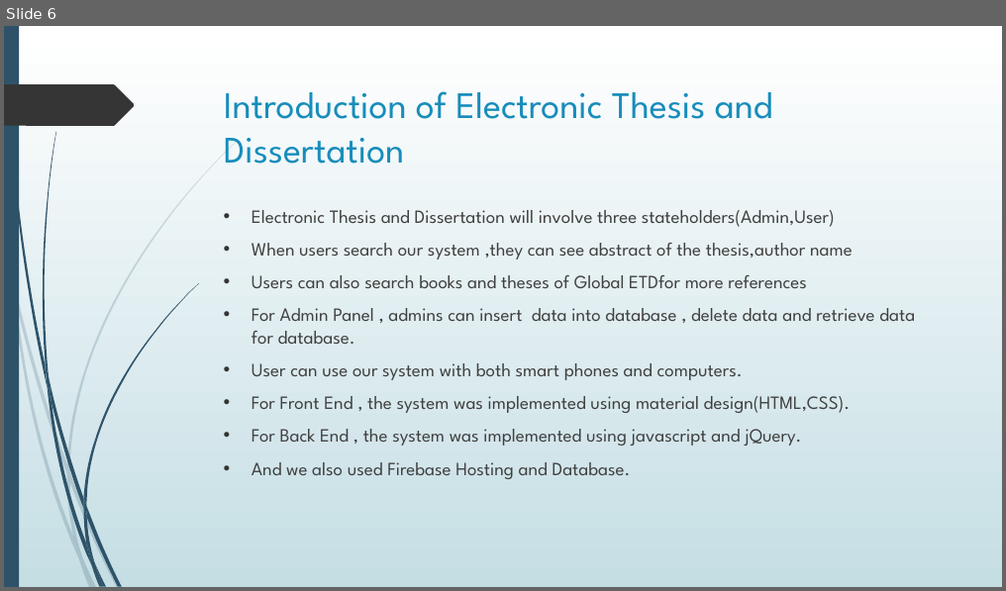
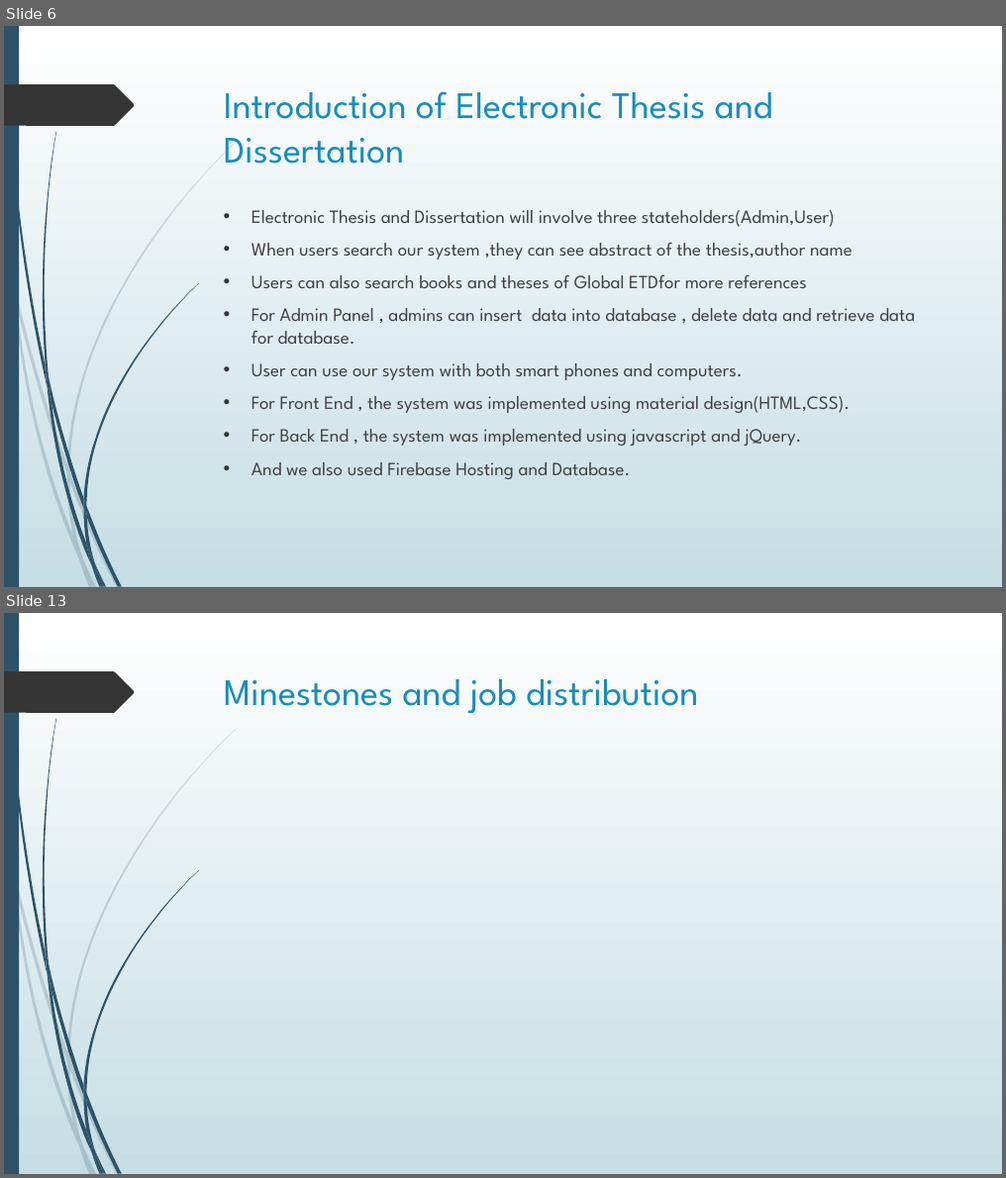
Before and after one commit to bravo-mdy-geo/Powerpoint, a slide deck: 1.pptx. Shown one above the other, each under a label of ours: slide 6 before the commit, slides 6 and 13 after it; the slides between them are not shown. The pictures are 1006x591 and 1006x1178 pixels, drawn with LibreOffice and Linux fonts; fonts in the diff are those of the drawing. Boxes give left, top, right and bottom in pixels: in the first picture for what was removed or moved away, otherwise in the second. Text is boxed around its words. In the diff, an @@ line names an element or a change of style, - is before the commit and + after.

```diff
--- a/1.pptx
+++ b/1.pptx
@@ slide 13 added at [4,613,1002,1174], background gradient #FFFFFF to #C5DEE5; not listed: 24 template elements that a slide beside it also shows @@
@@ title added at [224,679,698,714], 36 pt, text #178DBB @@
+Minestones and job distribution
```
Also in this commit, not shown: 8 other slides added.
